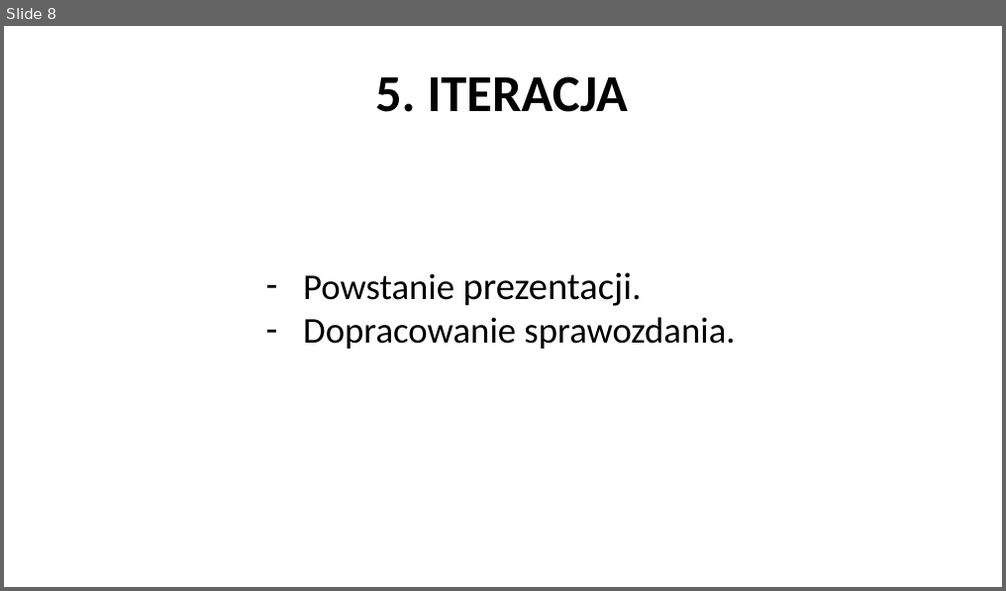
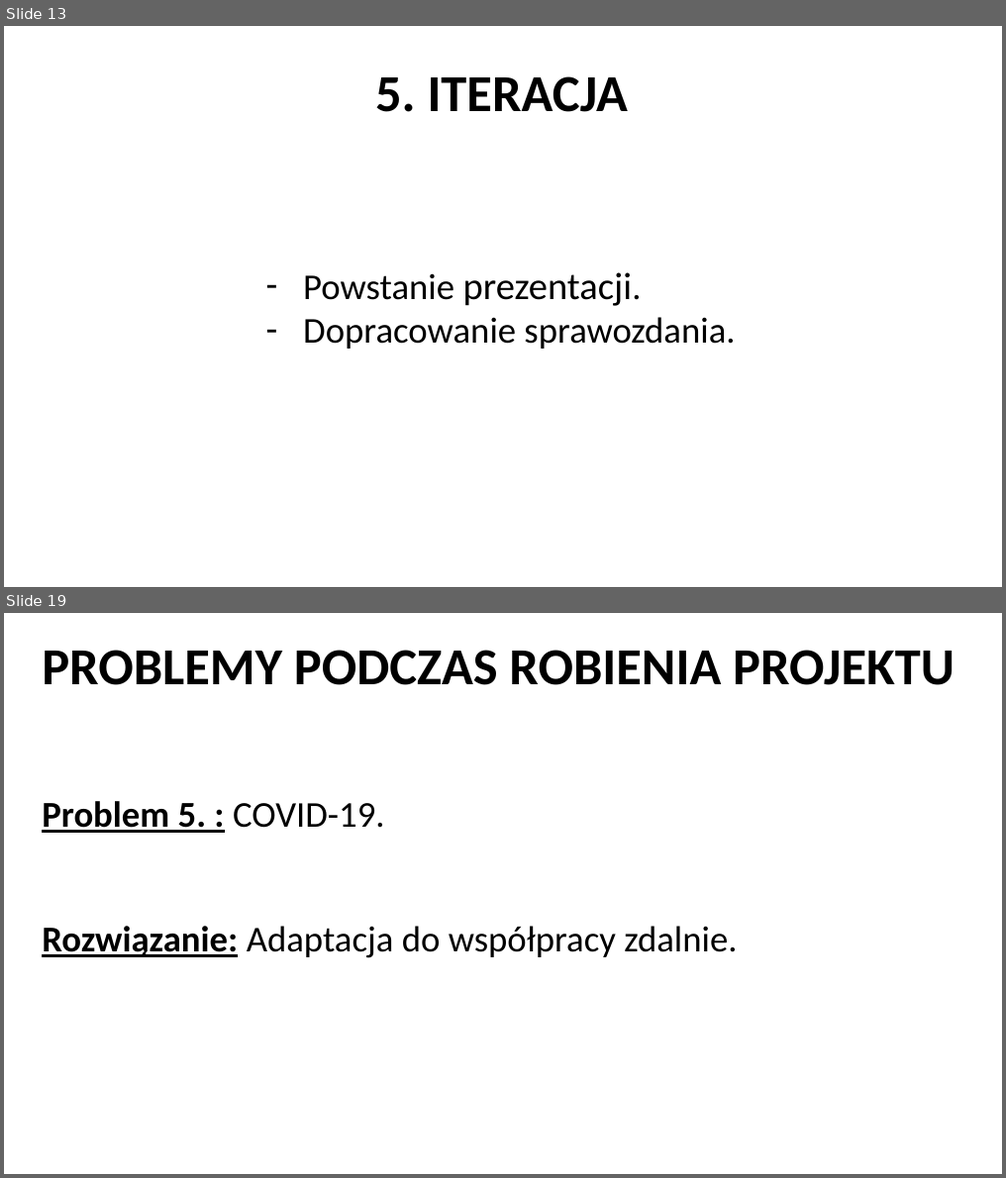
Before and after one commit to ivanprokopets/Team-Project, a slide deck: Documentation/Presentation/Presentation.pptx. Shown one above the other, each under a label of ours: slide 8 before the commit, slides 13 and 19 after it; the slides between them are not shown. The pictures are 1006x591 and 1006x1178 pixels, drawn with LibreOffice and Linux fonts; fonts in the diff are those of the drawing; background and template pictures are left out. Boxes give left, top, right and bottom in pixels: in the first picture for what was removed or moved away, otherwise in the second. Text is boxed around its words. In the diff, an @@ line names an element or a change of style, - is before the commit and + after.

```diff
--- a/Documentation/Presentation/Presentation.pptx
+++ b/Documentation/Presentation/Presentation.pptx
@@ slide 19 added at [4,613,1002,1174], background picture (left out) @@
@@ text added at [42,650,954,685], 50 pt, text #000000, bold @@
+PROBLEMY PODCZAS ROBIENIA PROJEKTU
@@ text added at [42,801,385,833], 35 pt, text #000000, bold, underline @@
+Problem 5. : COVID-19.
@@ text added at [42,926,737,959], 35 pt, text #000000 @@
+Rozwiązanie: Adaptacja do współpracy zdalnie.
@@ what was slide 8 is now slide 13 @@
```
Also in this commit, not shown: 1 slide changed, 15 other slides added.
